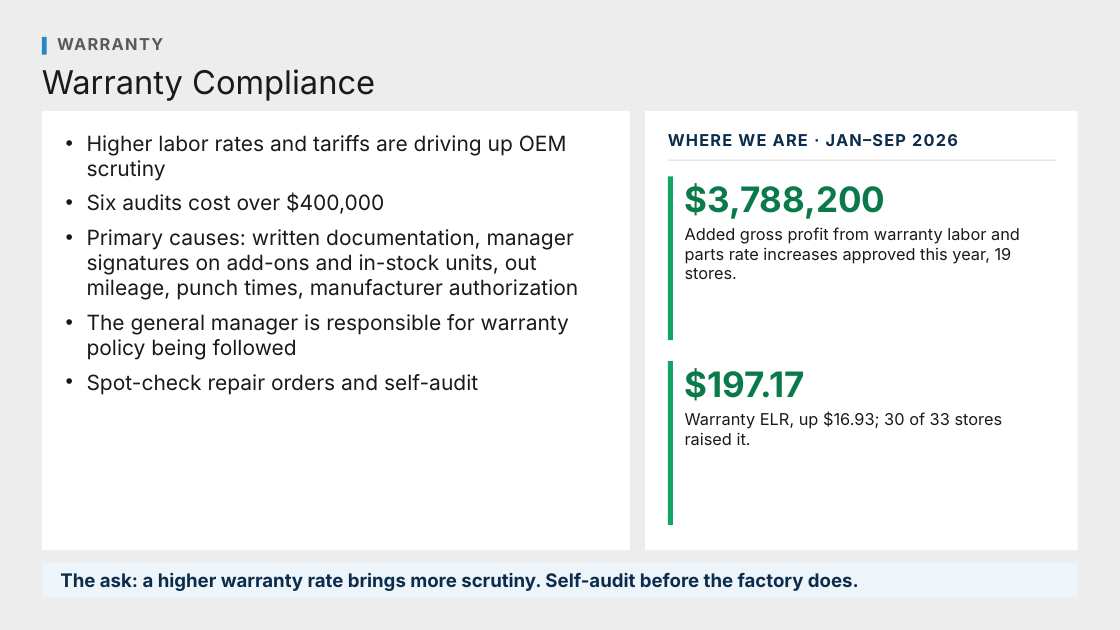
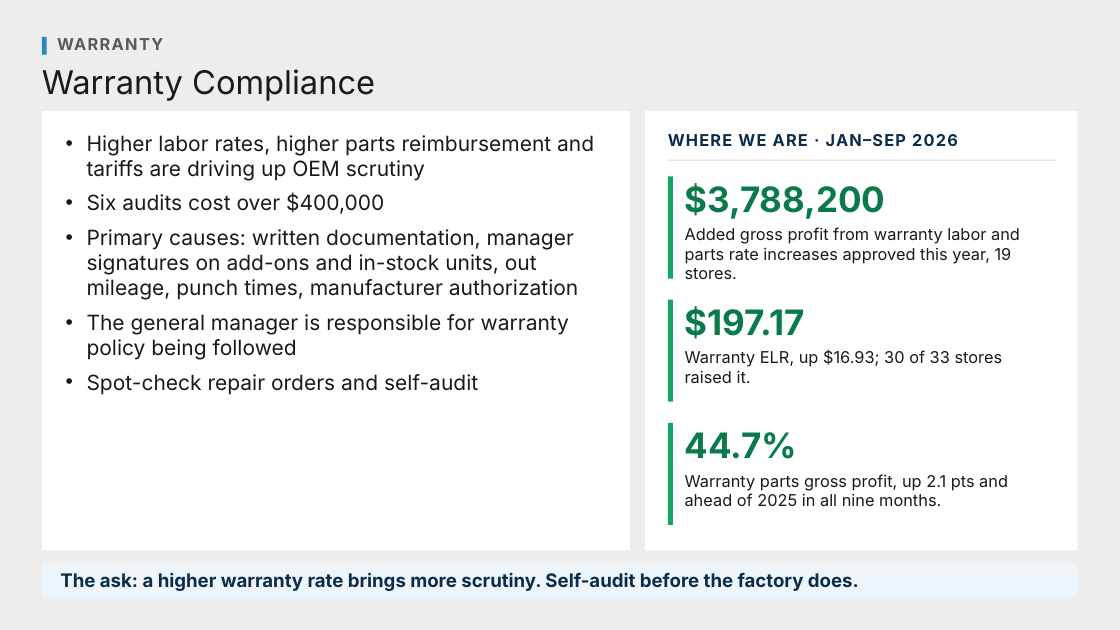
Before and after one commit to Ndresner/Noah, a slide deck: slide 10 of day2-deck/decks/Talking Points - Day 2.pptx. Drawn at 1120x630 pixels with LibreOffice and Linux fonts; fonts in the diff are those of the drawing. Boxes give left, top, right and bottom in pixels: in the first picture for what was removed or moved away, otherwise in the second. Text is boxed around its words. In the diff, an @@ line names an element or a change of style, - is before the commit and + after.

```diff
--- a/day2-deck/decks/Talking Points - Day 2.pptx
+++ b/day2-deck/decks/Talking Points - Day 2.pptx
@@ text at (87,135,594,181): text changed @@
-• Higher labor rates and tariffs are driving up OEM scrutiny
+• Higher labor rates, higher parts reimbursement and tariffs are driving up OEM scrutiny
@@ rectangle: place and size @@
-rectangle at (668,176,673,340)
+rectangle at (668,176,673,279)
@@ text "$197.17": place and size @@
-text "$197.17" at (685,368,805,401)
+text "$197.17" at (685,306,805,339)
@@ rectangle: place and size @@
-rectangle at (668,361,673,525)
+rectangle at (668,300,673,402)
@@ text "Warranty ELR, up $16.93; 30 ...": place and size @@
-text "Warranty ELR, up $16.93; 30 ..." at (685,412,1003,445)
+text "Warranty ELR, up $16.93; 30 ..." at (685,350,1003,383)
@@ rectangle added at (668,423,673,525), fill #12A566 @@
@@ text added at (685,432,798,459), 30 pt, text #0B7A4A, bold @@
+44.7%
@@ text added at (685,474,1008,506), 14 pt, text #1A1A1A @@
+Warranty parts gross profit, up 2.1 pts and ahead of 2025 in all nine months.
```
Also in this commit, not shown: 1 other slide changed, 2 other files.
